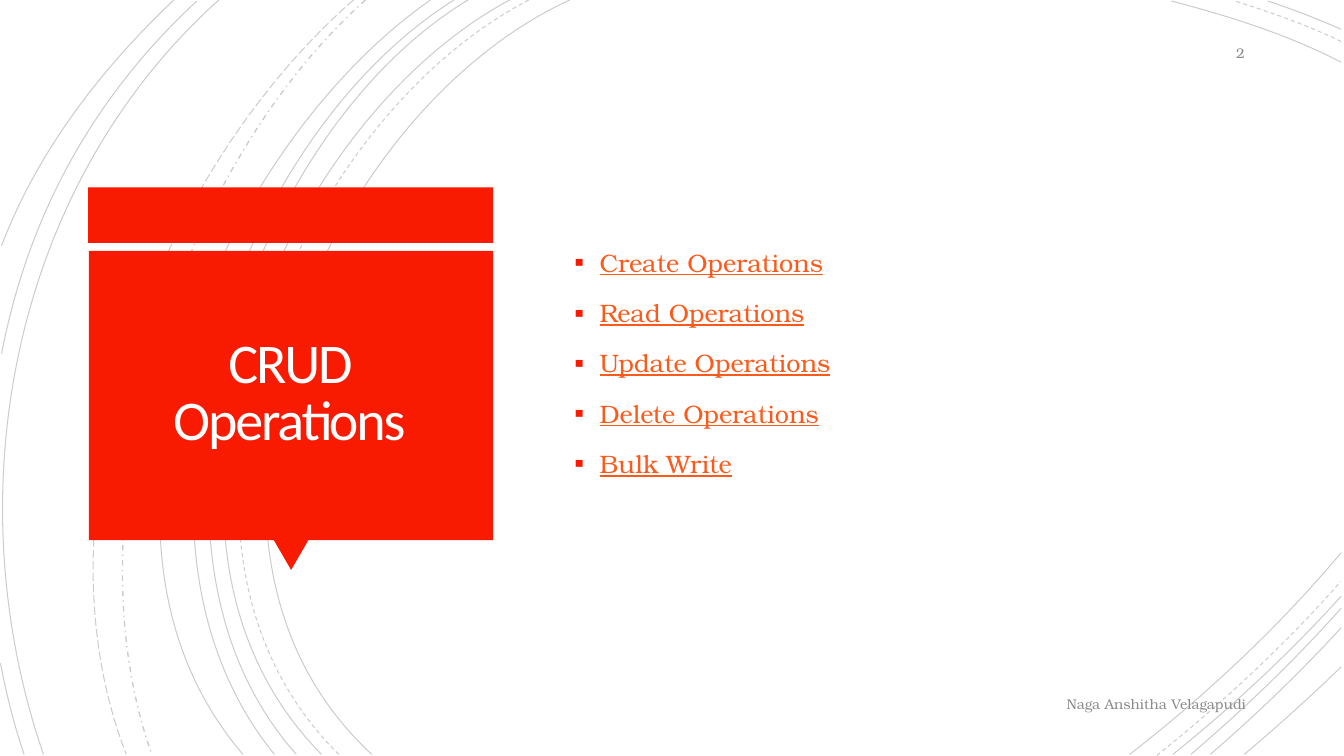
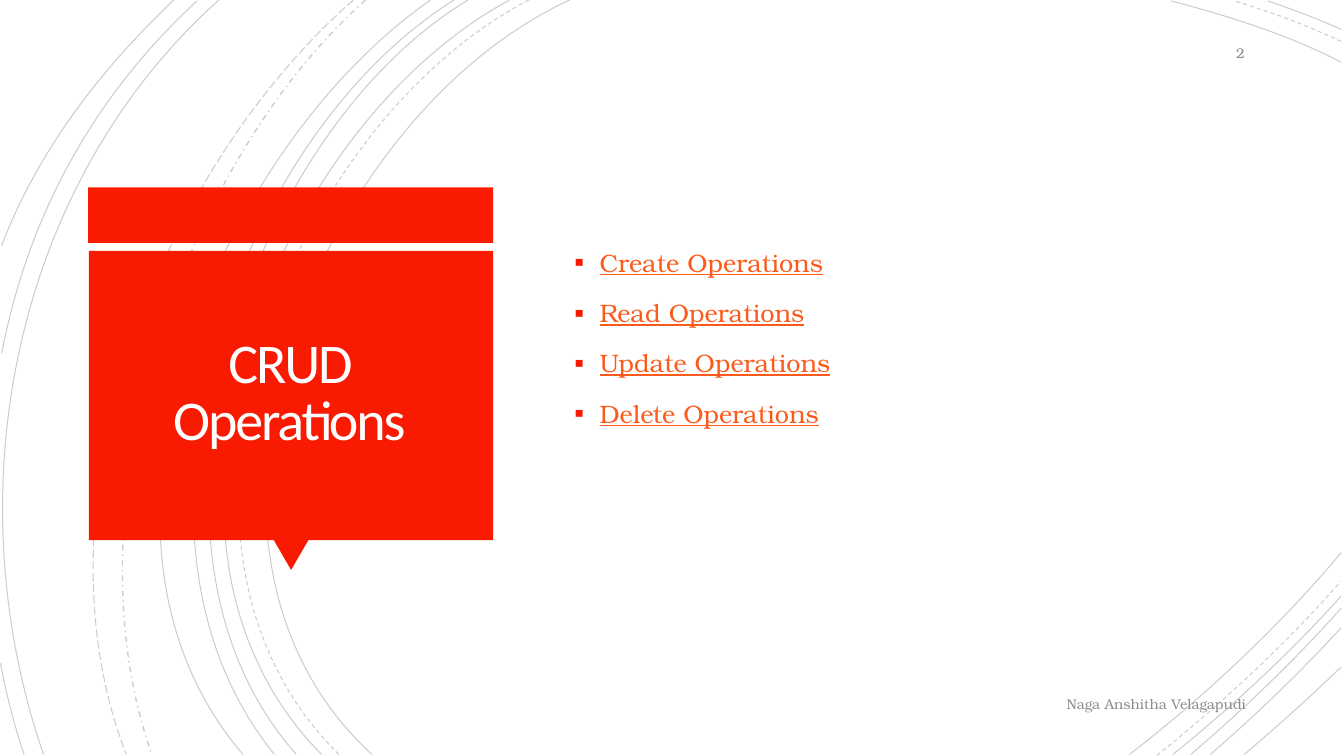
Before and after one commit to anshithavelagapudi/MongoDb-Project, a slide deck: slide 2 of CRUD Operations/MongoDB CRUD Operations.pptx. Drawn at 1344x756 pixels with LibreOffice and Linux fonts; fonts in the diff are those of the drawing. Boxes give left, top, right and bottom in pixels: in the first picture for what was removed or moved away, otherwise in the second. Text is boxed around its words. In the diff, an @@ line names an element or a change of style, - is before the commit and + after.

```diff
--- a/CRUD Operations/MongoDB CRUD Operations.pptx
+++ b/CRUD Operations/MongoDB CRUD Operations.pptx
@@ text at box(600, 455, 731, 477): paragraph removed @@
-▪ Bulk Write
```
Also in this commit, not shown: 1 other slide changed, 11 slides added, 9 slides removed, 4 other files.
